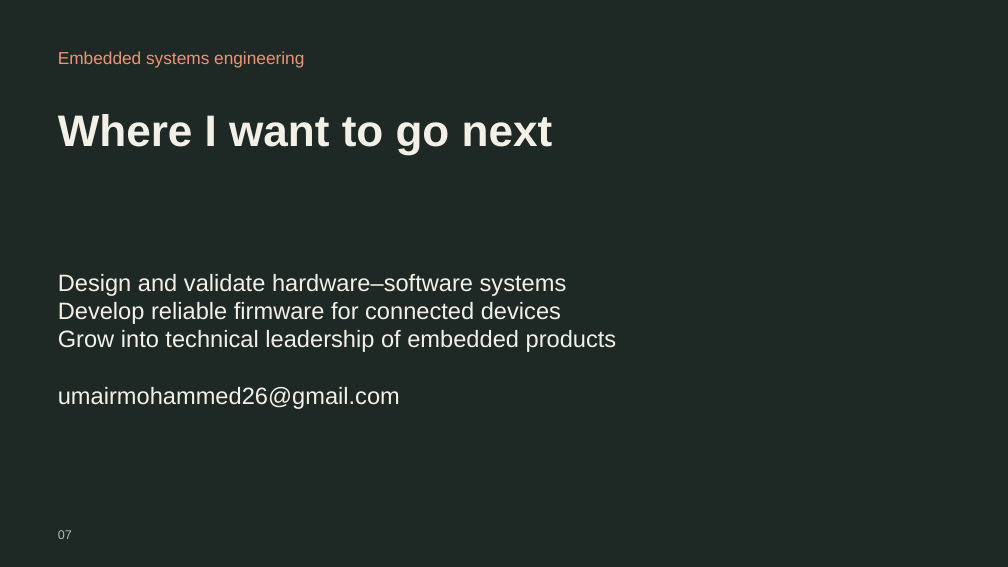
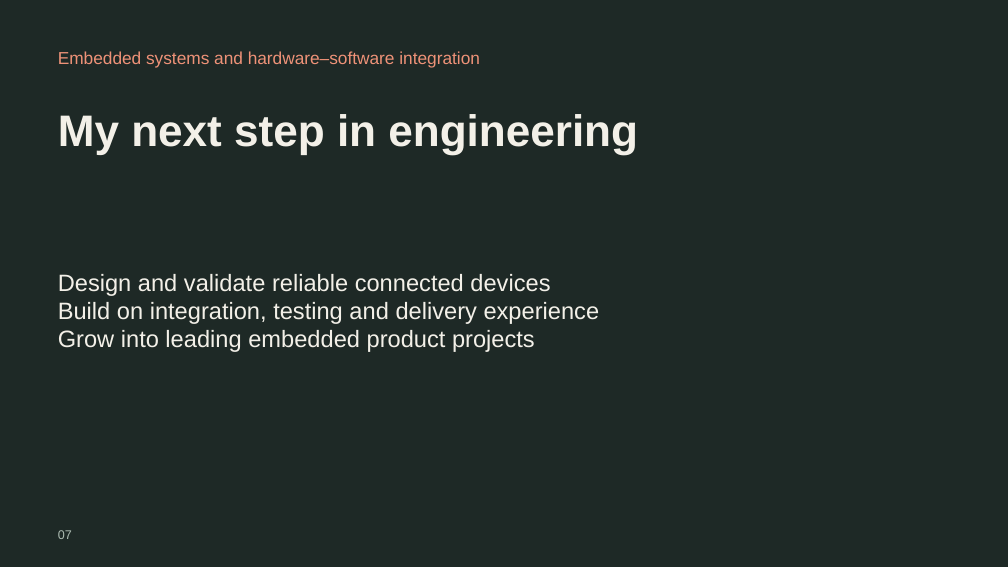
Before and after one commit to mjumair7/UmairJibran-ePortfolio, a slide deck: slide 7 of assets/About-Me.pptx. Drawn at 1008x567 pixels with LibreOffice and Linux fonts; fonts in the diff are those of the drawing. Boxes give left, top, right and bottom in pixels: in the first picture for what was removed or moved away, otherwise in the second. Text is boxed around its words. In the diff, an @@ line names an element or a change of style, - is before the commit and + after.

```diff
--- a/assets/About-Me.pptx
+++ b/assets/About-Me.pptx
@@ text at bbox=[58, 51, 480, 68]: text changed @@
-Embedded systems engineering
+Embedded systems and hardware–software integration
@@ text at bbox=[58, 114, 638, 154]: text changed @@
-Where I want to go next
+My next step in engineering
@@ text at bbox=[58, 274, 600, 352]: text changed @@
-Design and validate hardware–software systems
-Develop reliable firmware for connected devices
-Grow into technical leadership of embedded products
-umairmohammed26@gmail.com
+Design and validate reliable connected devices
+Build on integration, testing and delivery experience
+Grow into leading embedded product projects
```
Also in this commit, not shown: 4 other slides changed, 2 slides added, 2 slides removed, 6 other files.
